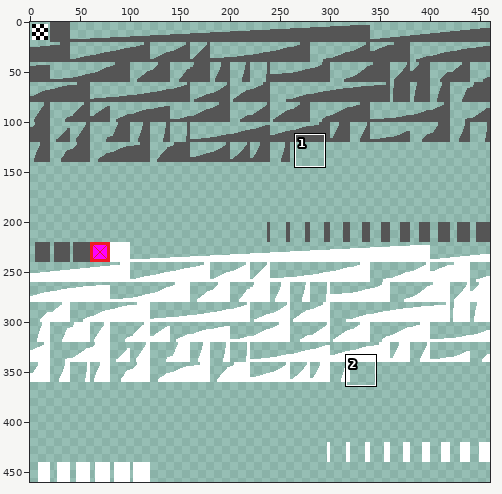
One commit to this sprite sheet: Three-Sixty/tilesets/tile_collision/output_tileset.png. The picture above shows the old version from afar; the outline marks the close-up.
Close-up. First the earlier version:
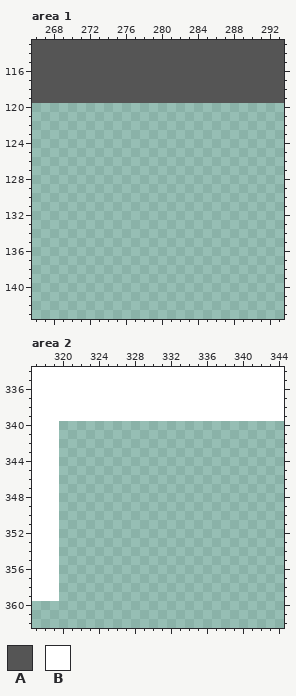
The file is 460x460 pixels. Shown: area 1: x 266..293, y 113..143; area 2: x 317..344, y 334..362.
Palette (. is transparent): A #555555  B #ffffff
Pixels before, area 1, first column x 266:
113 AAAAAAAAAAAAAAAAAAAAAAAAAAAA
114 AAAAAAAAAAAAAAAAAAAAAAAAAAAA
115 AAAAAAAAAAAAAAAAAAAAAAAAAAAA
116 AAAAAAAAAAAAAAAAAAAAAAAAAAAA
117 AAAAAAAAAAAAAAAAAAAAAAAAAAAA
118 AAAAAAAAAAAAAAAAAAAAAAAAAAAA
119 AAAAAAAAAAAAAAAAAAAAAAAAAAAA
Pixels before, area 2, first column x 317:
334 BBBBBBBBBBBBBBBBBBBBBBBBBBBB
335 BBBBBBBBBBBBBBBBBBBBBBBBBBBB
336 BBBBBBBBBBBBBBBBBBBBBBBBBBBB
337 BBBBBBBBBBBBBBBBBBBBBBBBBBBB
338 BBBBBBBBBBBBBBBBBBBBBBBBBBBB
339 BBBBBBBBBBBBBBBBBBBBBBBBBBBB
340 BBB.........................
341 BBB.........................
342 BBB.........................
343 BBB.........................
344 BBB.........................
345 BBB.........................
346 BBB.........................
347 BBB.........................
348 BBB.........................
349 BBB.........................
350 BBB.........................
351 BBB.........................
352 BBB.........................
353 BBB.........................
354 BBB.........................
355 BBB.........................
356 BBB.........................
357 BBB.........................
358 BBB.........................
359 BBB.........................
New version:
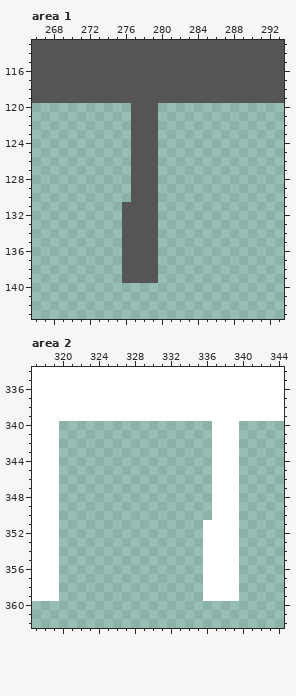
The edit:
Area 1:
The author put colour A in rows 120 to 130 at x 277 to 279; in rows 131 to 139 at x 276 to 279.
Area 2:
The author put colour B in rows 340 to 350 at x 337 to 339; in rows 351 to 359 at x 336 to 339.
Pixel boxes of the changes (left, top, right, bottom) in both close-ups:
added: (122, 103, 158, 283)
added: (203, 421, 239, 601)
